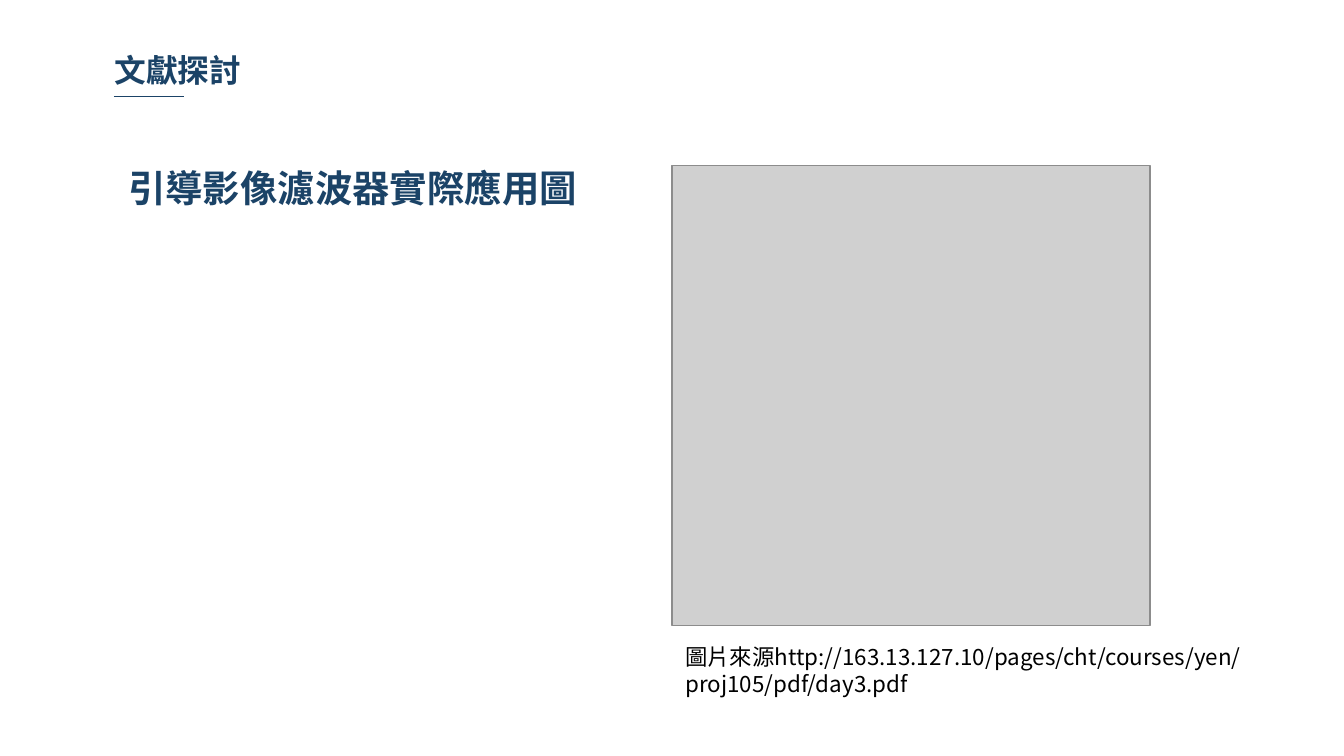
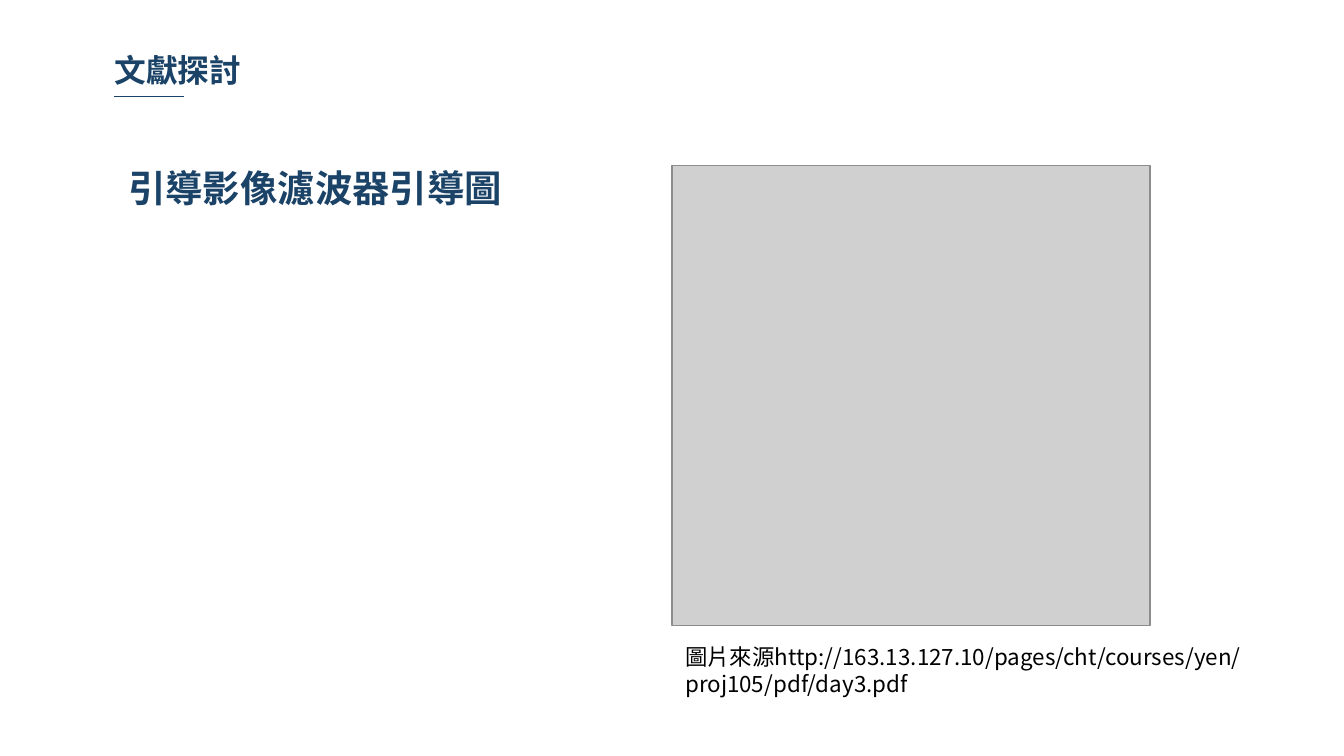
Before and after one commit to 10994015/paper, a slide deck: slide 29 of 論文/論文寫作期末報告.pptx (slide 28 before the commit). Drawn at 1344x756 pixels with LibreOffice and Linux fonts; fonts in the diff are those of the drawing; grey boxes stand for pictures; background and template pictures are left out. Boxes give left, top, right and bottom in pixels: in the first picture for what was removed or moved away, otherwise in the second. Text is boxed around its words. In the diff, an @@ line names an element or a change of style, - is before the commit and + after.

```diff
--- a/論文/論文寫作期末報告.pptx
+++ b/論文/論文寫作期末報告.pptx
@@ text at [128, 170, 502, 206]: text changed @@
-引導影像濾波器實際應用圖
+引導影像濾波器引導圖
```
Also in this commit, not shown: 7 other slides changed, 1 slide added.
